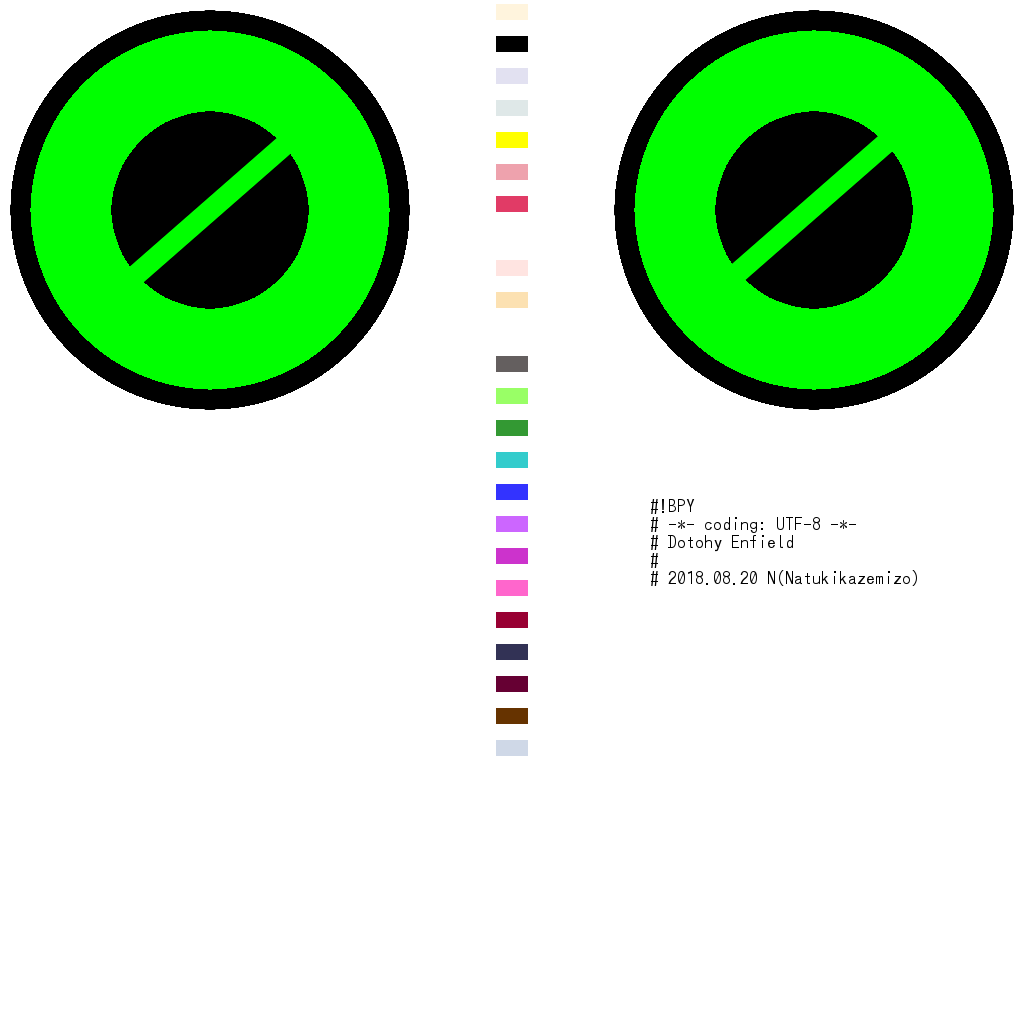
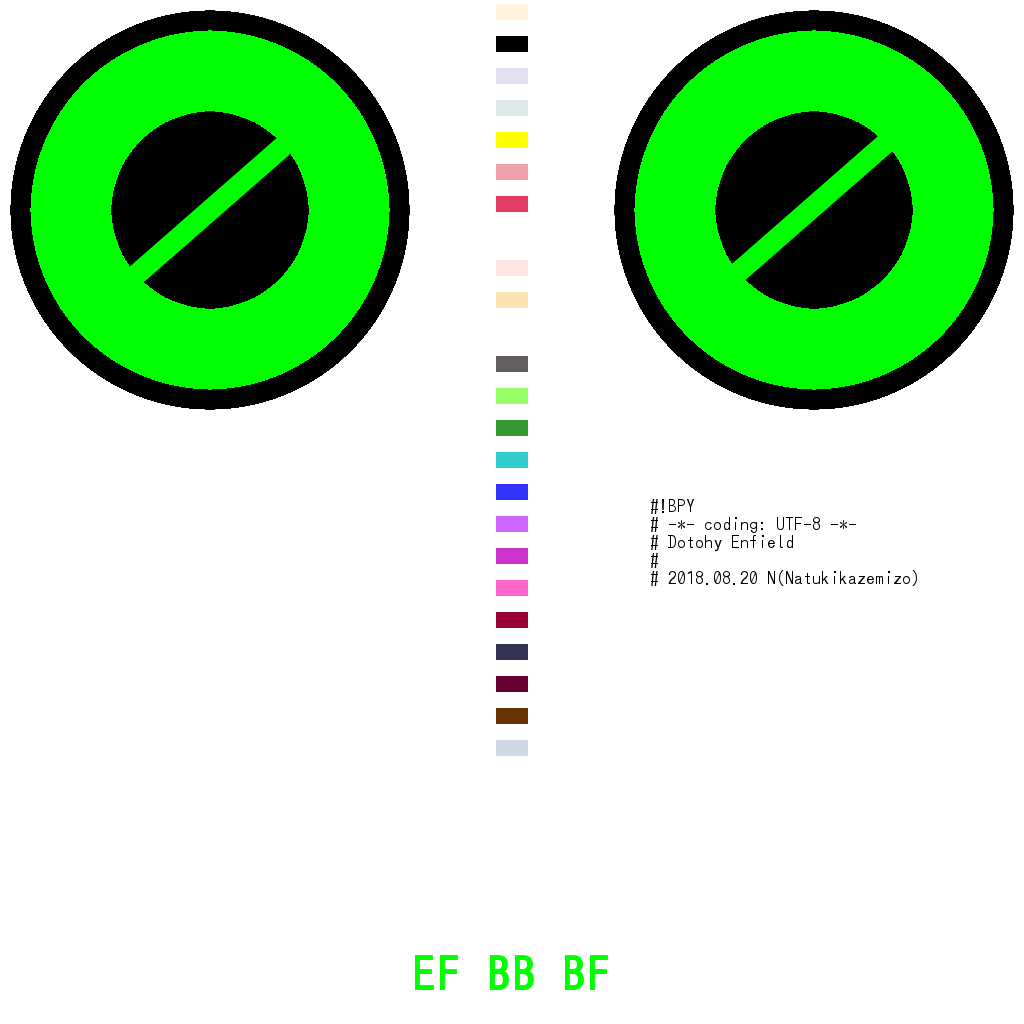
Two versions of the same layered image (1024×1024). Layer-by-layer changes:
added layer "EF BB BF" above "#!BPY ..." over [415, 955, 608, 990]
added layer "レイヤー" above "NewWhite" over [415, 956, 608, 990]
